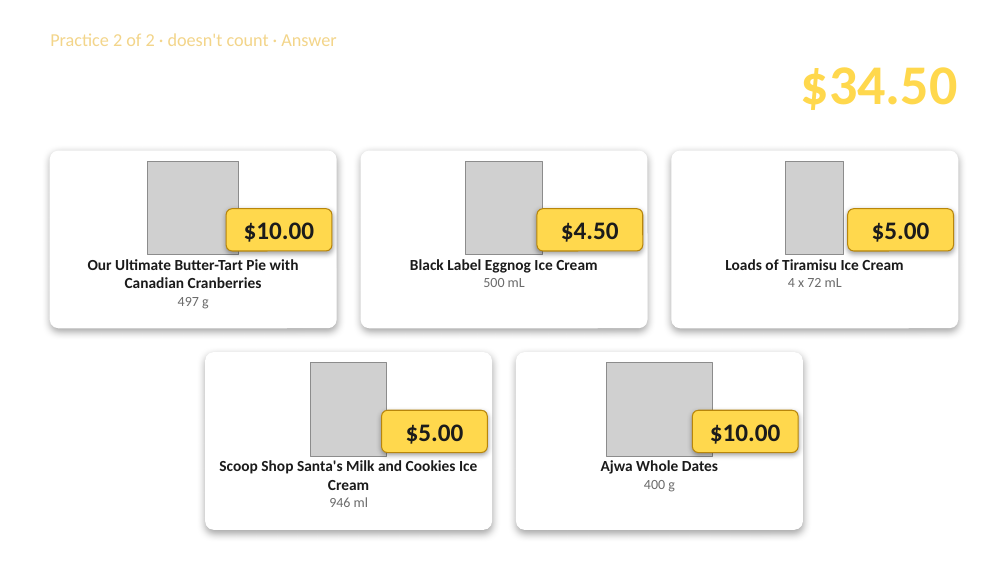
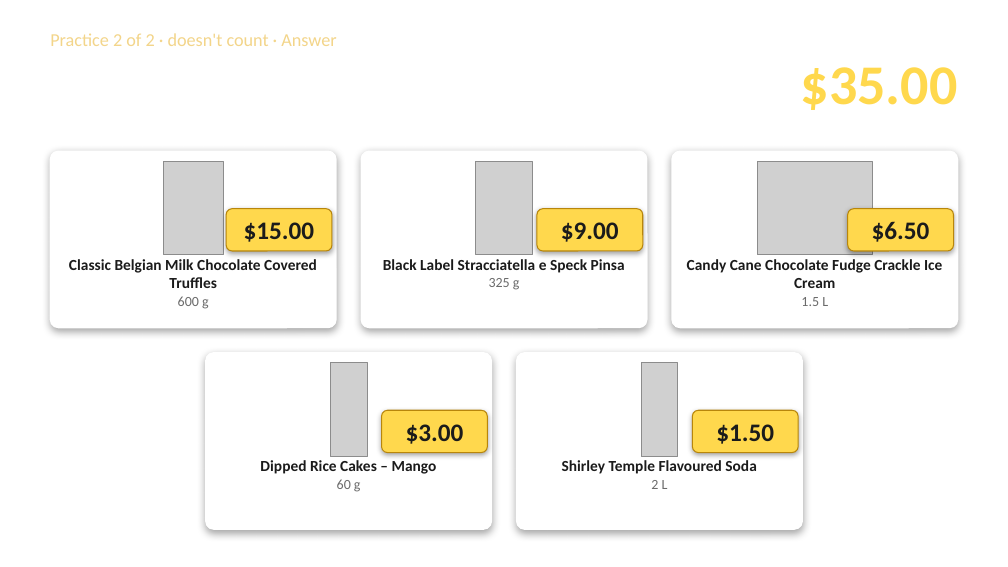
Before and after one commit to austery/price-guess-game, a slide deck: slide 6 of docs/Guess-the-Price-Backup-Slides.pptx. Drawn at 1008x567 pixels with LibreOffice and Linux fonts; fonts in the diff are those of the drawing; grey boxes stand for pictures; background and template pictures are left out. Boxes give left, top, right and bottom in pixels: in the first picture for what was removed or moved away, otherwise in the second. Text is boxed around its words. In the diff, an @@ line names an element or a change of style, - is before the commit and + after.

```diff
--- a/docs/Guess-the-Price-Backup-Slides.pptx
+++ b/docs/Guess-the-Price-Backup-Slides.pptx
@@ text at (801,67,958,110): text changed @@
-$34.50
+$35.00
@@ picture: place and size @@
-picture at (147,161,239,255)
+picture at (163,161,224,255)
@@ picture: place and size @@
-picture at (466,161,542,255)
+picture at (476,161,532,255)
@@ picture: place and size @@
-picture at (786,161,844,255)
+picture at (757,161,872,255)
@@ text at (244,222,314,242): text changed @@
-$10.00
+$15.00
@@ text at (561,222,619,242): text changed @@
-$4.50
+$9.00
@@ text at (872,221,930,242): text changed @@
-$5.00
+$6.50
@@ text at (69,259,317,309): text changed @@
-Our Ultimate Butter-Tart Pie with Canadian Cranberries
-497 g
+Classic Belgian Milk Chocolate Covered Truffles
+600 g
@@ text at (383,259,625,290): text changed @@
-Black Label Eggnog Ice Cream
-500 mL
+Black Label Stracciatella e Speck Pinsa
+325 g
@@ text at (687,259,942,306): text changed @@
-Loads of Tiramisu Ice Cream
-4 x 72 mL
+Candy Cane Chocolate Fudge Crackle Ice Cream
+1.5 L
@@ picture: place and size @@
-picture at (310,363,386,457)
+picture at (330,363,367,457)
@@ picture: place and size @@
-picture at (607,363,713,457)
+picture at (641,363,677,457)
@@ text at (406,424,464,444): text changed @@
-$5.00
+$3.00
@@ text at (716,424,774,444): text changed @@
-$10.00
+$1.50
@@ text at (260,460,437,492): text changed @@
-Scoop Shop Santa's Milk and Cookies Ice Cream
-946 ml
+Dipped Rice Cakes – Mango
+60 g
@@ text at (562,460,756,489): text changed @@
-Ajwa Whole Dates
-400 g
+Shirley Temple Flavoured Soda
+2 L
```
Also in this commit, not shown: 11 other slides changed, 8 slides added, 8 slides removed.
